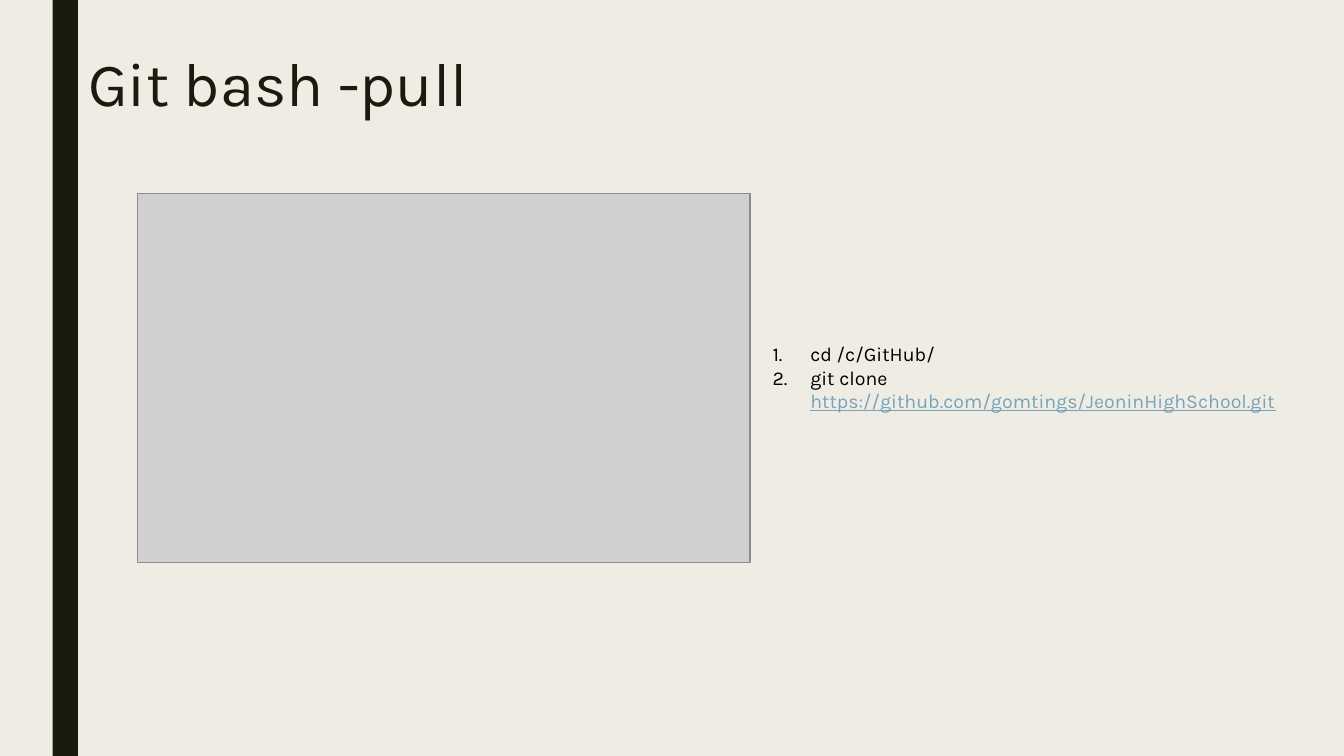
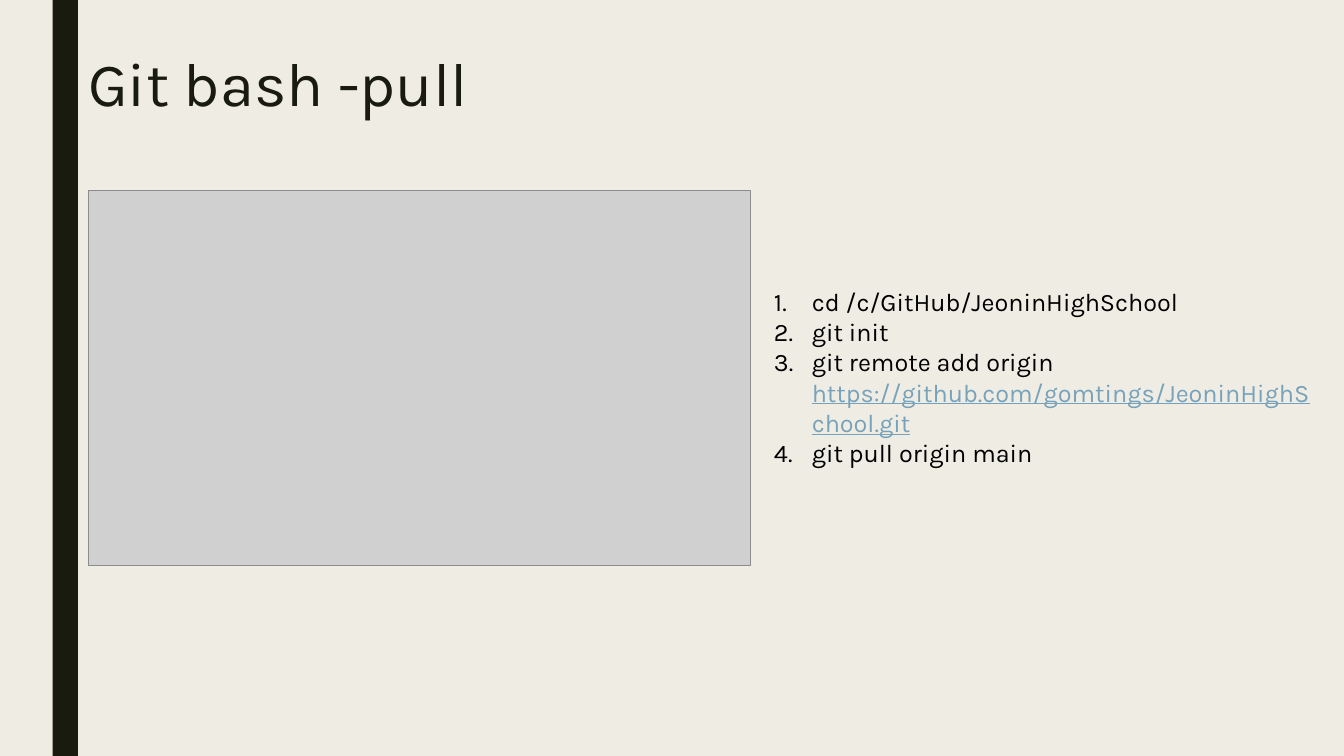
Before and after one commit to gomtings/JeoninHighSchool, a slide deck: slide 7 of 수업교제/python_calss5.pptx. Drawn at 1344x756 pixels with LibreOffice and Linux fonts; fonts in the diff are those of the drawing; grey boxes stand for pictures. Boxes give left, top, right and bottom in pixels: in the first picture for what was removed or moved away, otherwise in the second. Text is boxed around its words. In the diff, an @@ line names an element or a change of style, - is before the commit and + after.

```diff
--- a/수업교제/python_calss5.pptx
+++ b/수업교제/python_calss5.pptx
@@ picture: place and size @@
-picture at (138, 194, 750, 564)
+picture at (88, 191, 750, 567)
@@ text at (812, 292, 1310, 469): text changed; size 14 to 18 pt; text colour #77A2BB to #000000 @@
-1. cd /c/GitHub/
-2. git clone https://github.com/gomtings/JeoninHighSchool.git
+1. cd /c/GitHub/JeoninHighSchool
+2. git init
+3. git remote add origin https://github.com/gomtings/JeoninHighSchool.git
+4. git pull origin main
```
Also in this commit, not shown: 1 slide added.
